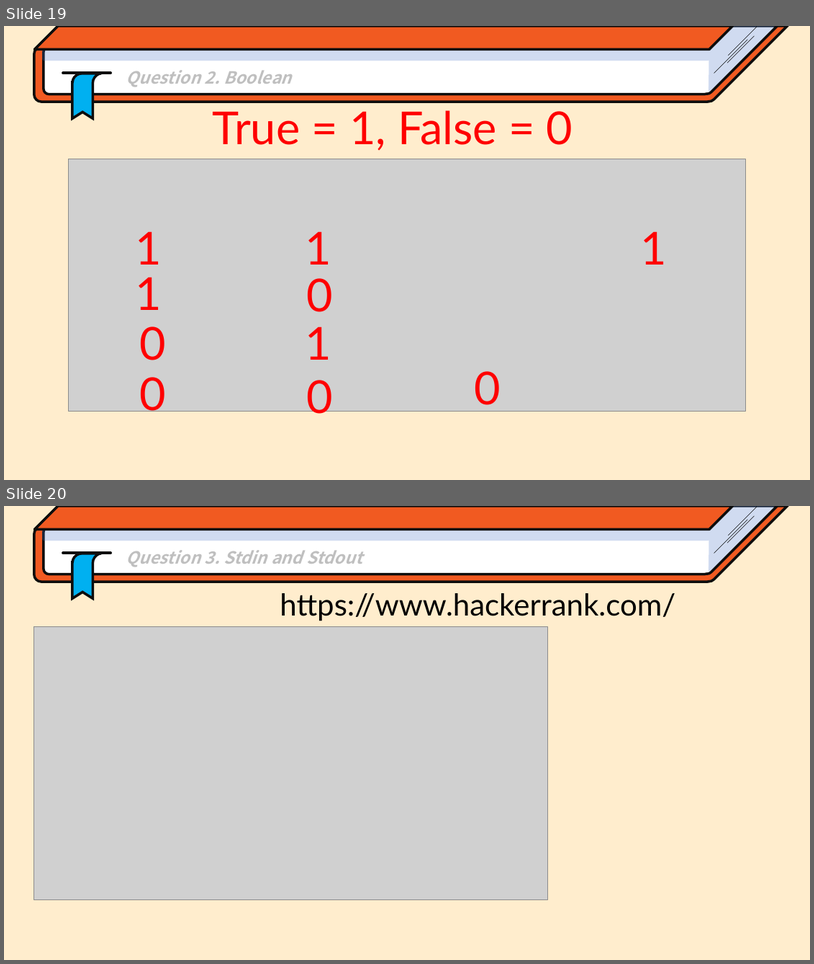
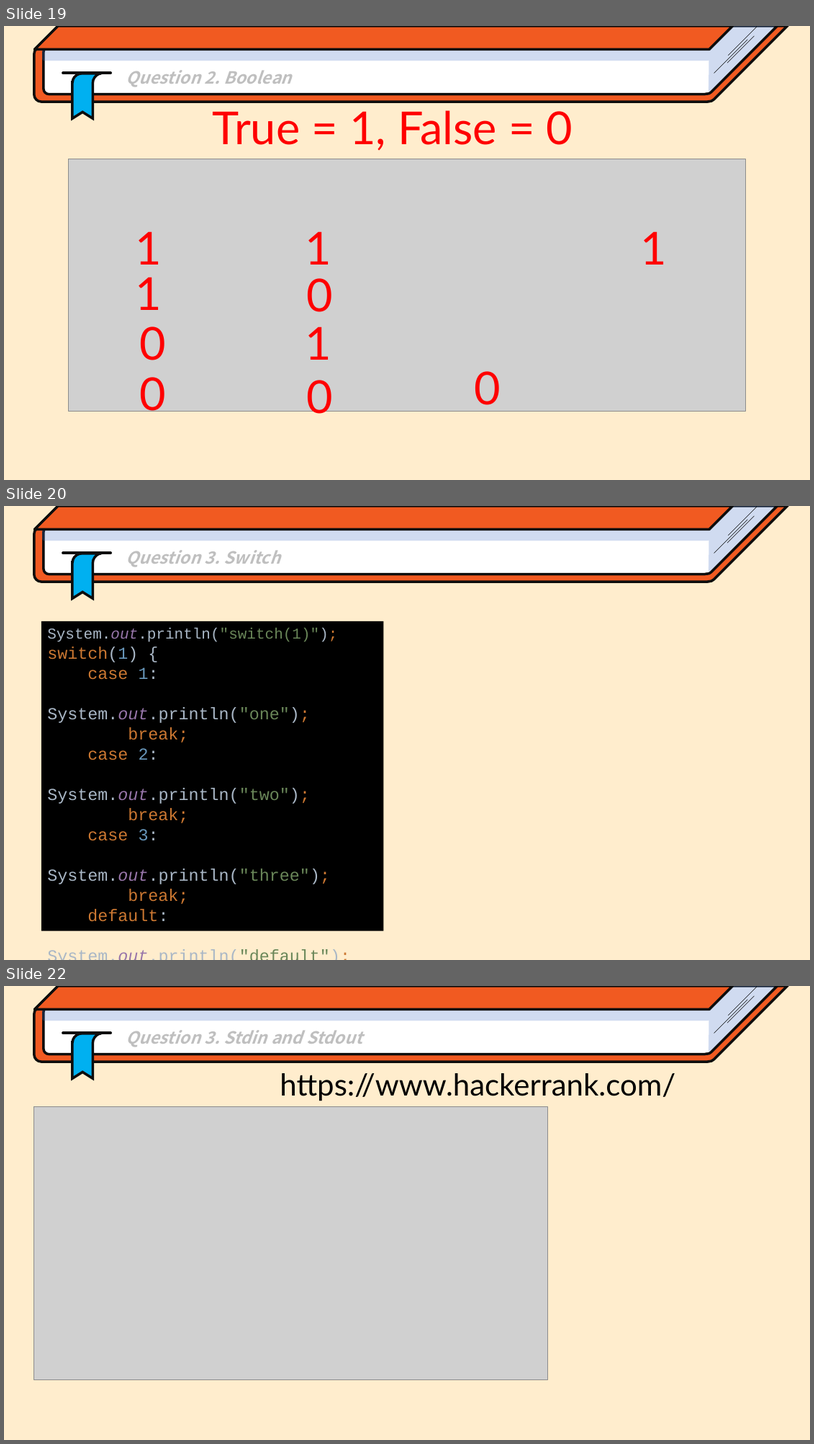
Before and after one commit to Park-Minjoo/ObjectOrientedProgramming_2023_JIU, a slide deck: Practice/Chap3/Chap3_If-statement.pptx. Shown one above the other, each under a label of ours: slides 19 and 20 before the commit, slides 19, 20 and 22 after it; the slides between them are not shown. The pictures are 814x964 and 814x1444 pixels, drawn with LibreOffice and Linux fonts; fonts in the diff are those of the drawing; grey boxes stand for pictures. Boxes give left, top, right and bottom in pixels: in the first picture for what was removed or moved away, otherwise in the second. Text is boxed around its words. In the diff, an @@ line names an element or a change of style, - is before the commit and + after.

Commit message:
[UPDATE] Switch

```diff
--- a/Practice/Chap3/Chap3_If-statement.pptx
+++ b/Practice/Chap3/Chap3_If-statement.pptx
@@ slide 20 added at <box>4,506,810,960</box>, background #FFEDCD @@
@@ group added at <box>34,506,788,598</box>: 4 freeform shapes, 4 lines, 1 parallelogram @@
@@ text added at <box>126,550,280,567</box>, 20 pt, text #BFBFBF, bold, italic @@
+  Question 3. Switch
@@ rectangle added at <box>41,621,384,931</box>, fill #000000, 20 pt, text #A9B7C6 @@
+System.out.println("switch(1)");
+switch(1) {
+case 1:
+System.out.println("one");
+break;
+case 2:
+System.out.println("two");
+break;
+case 3:
+System.out.println("three");
+break;
+default:
+System.out.println("default");
+break;
+}
@@ what was slide 20 is now slide 22 @@
```
Also in this commit, not shown: 1 other slide added, 2 other files.
